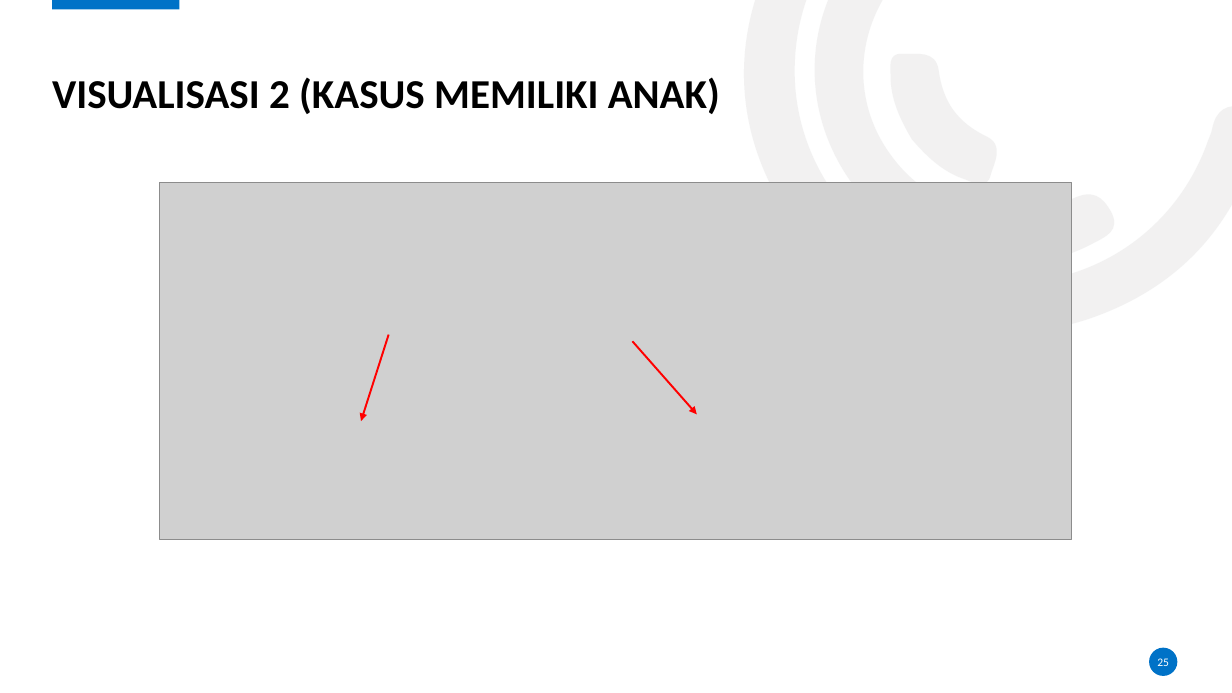
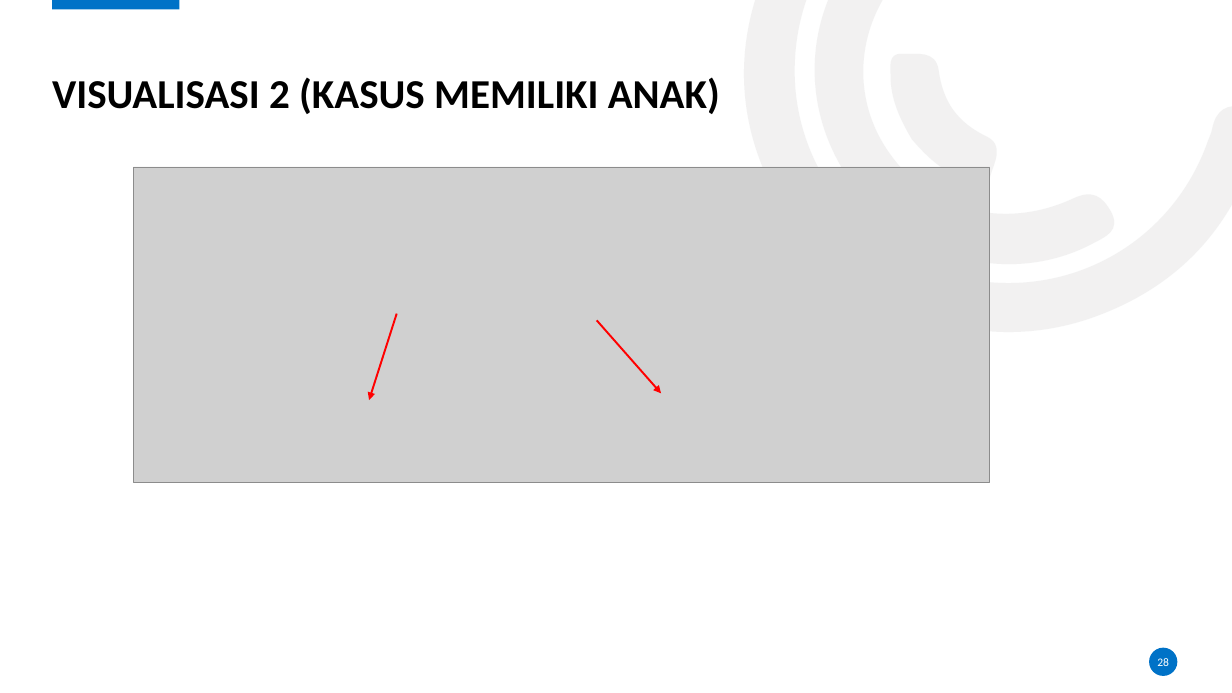
Before and after one commit to karyoutomoo/The-Tree-of-Heroes, a slide deck: slide 28 of 05111540000007-Faiq-Presentasi.pptx (slide 25 before the commit). Drawn at 1232x693 pixels with LibreOffice and Linux fonts; fonts in the diff are those of the drawing; grey boxes stand for pictures; background and template pictures are left out. Boxes give left, top, right and bottom in pixels: in the first picture for what was removed or moved away, otherwise in the second. Text is boxed around its words. In the diff, an @@ line names an element or a change of style, - is before the commit and + after.

```diff
--- a/05111540000007-Faiq-Presentasi.pptx
+++ b/05111540000007-Faiq-Presentasi.pptx
@@ picture: place and size @@
-picture at (160,182,1072,539)
+picture at (133,167,990,482)
@@ arrow moved from (389, 335) - (361, 421) to (396, 313) - (369, 400) @@
@@ arrow moved from (632, 341) - (697, 414) to (597, 321) - (661, 394) @@
@@ page number at (1157,658,1169,666): text changed @@
-25
+28
```
Also in this commit, not shown: 12 other slides changed, 4 slides added, 2 other files.
